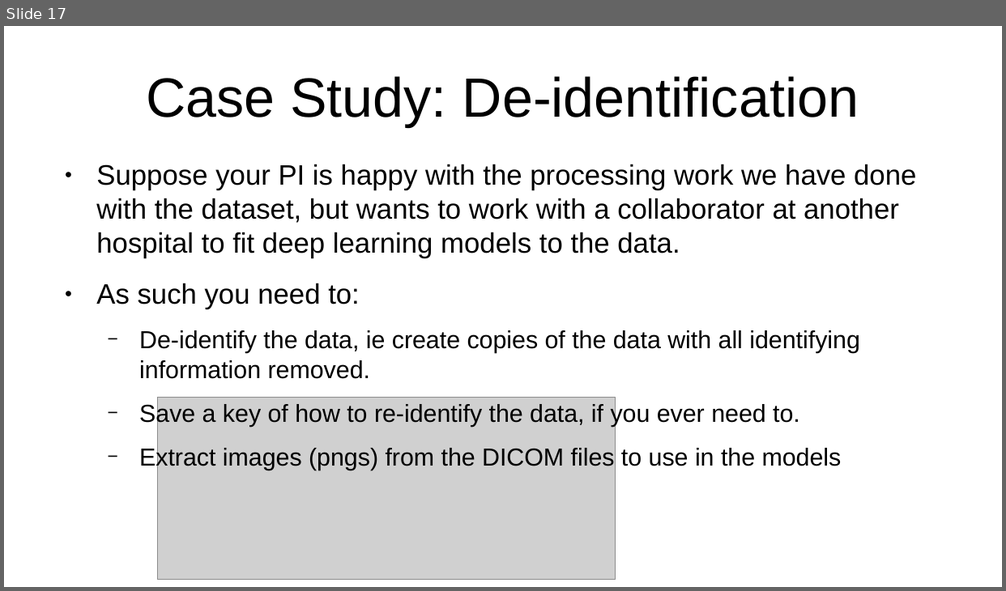
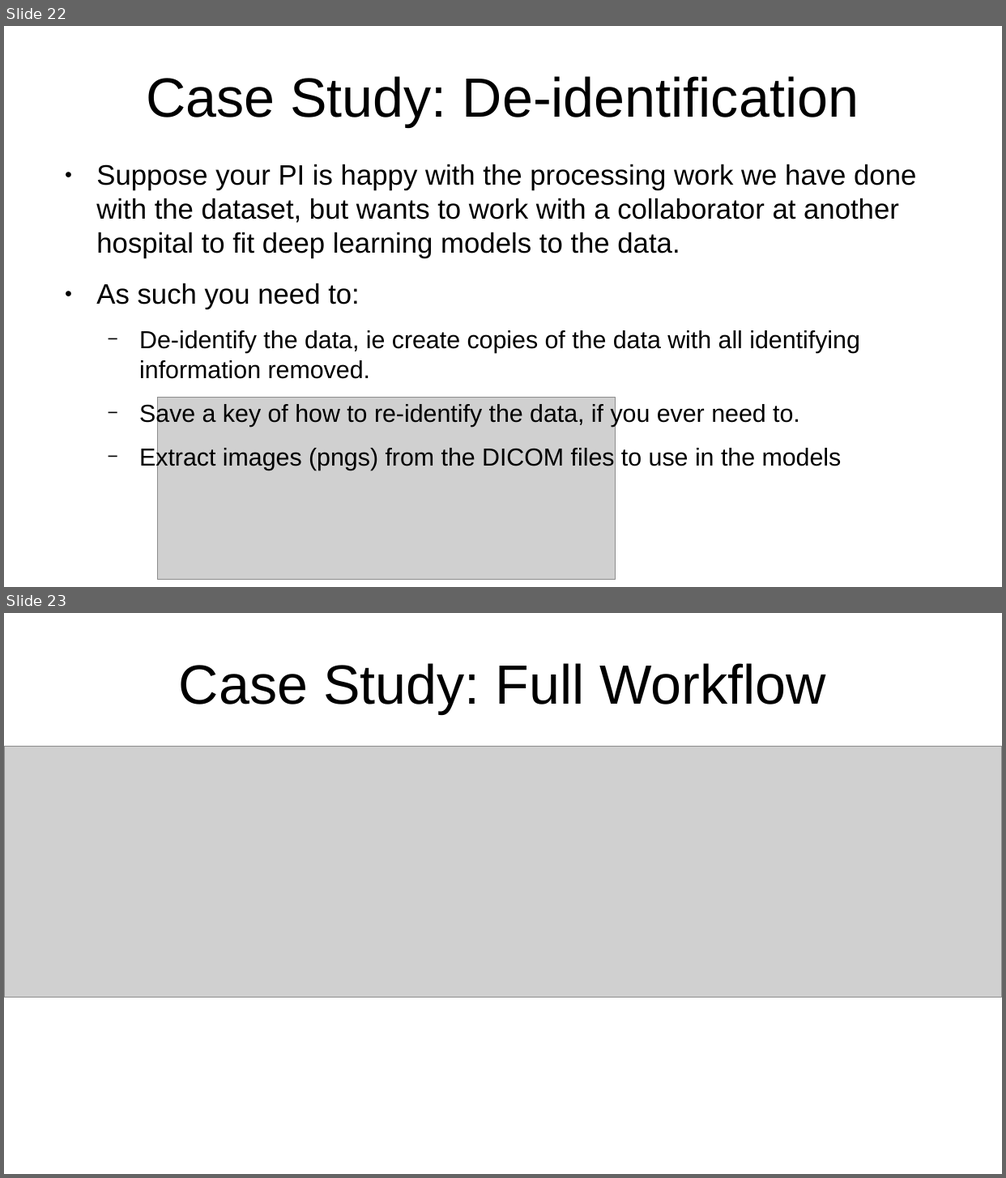
Before and after one commit to buzgalbraith/data-processing-workshop, a slide deck: slides/data_processing_slides.odp. Shown one above the other, each under a label of ours: slide 17 before the commit, slides 22 and 23 after it. The pictures are 1006x591 and 1006x1178 pixels, drawn with LibreOffice and Linux fonts; fonts in the diff are those of the drawing; grey boxes stand for pictures. Boxes give left, top, right and bottom in pixels: in the first picture for what was removed or moved away, otherwise in the second. Text is boxed around its words. In the diff, an @@ line names an element or a change of style, - is before the commit and + after.

```diff
--- a/slides/data_processing_slides.odp
+++ b/slides/data_processing_slides.odp
@@ slide 23 added at <box>4,613,1002,1174</box>, background #FFFFFF @@
@@ title added at <box>179,663,825,714</box>, 44 pt, text #000000 @@
+Case Study: Full Workflow
@@ picture added at <box>4,746,1002,998</box> @@
@@ what was slide 17 is now slide 22 @@
```
Also in this commit, not shown: 2 slides changed, 5 other slides added, 1 other file.
